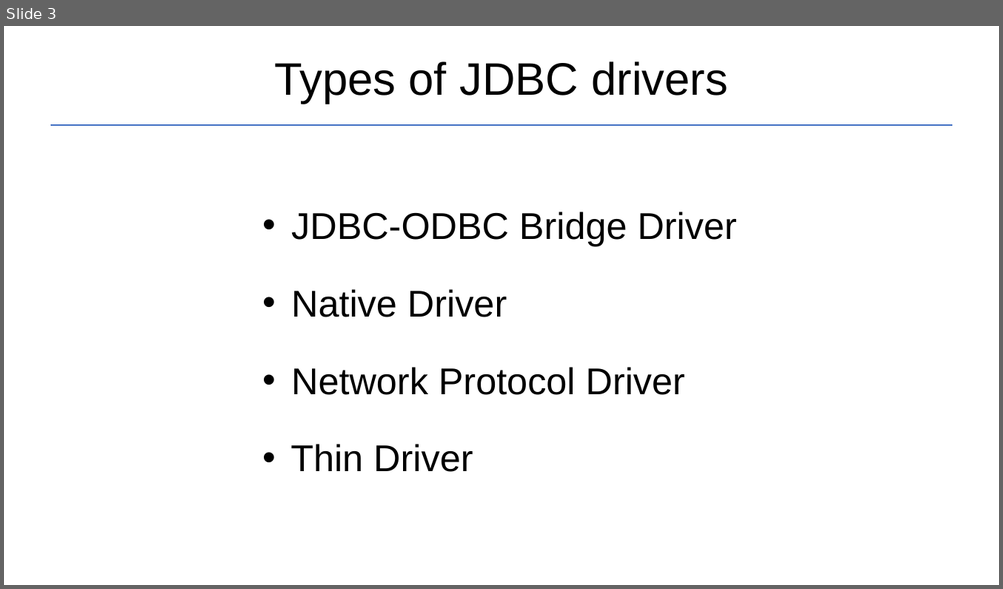
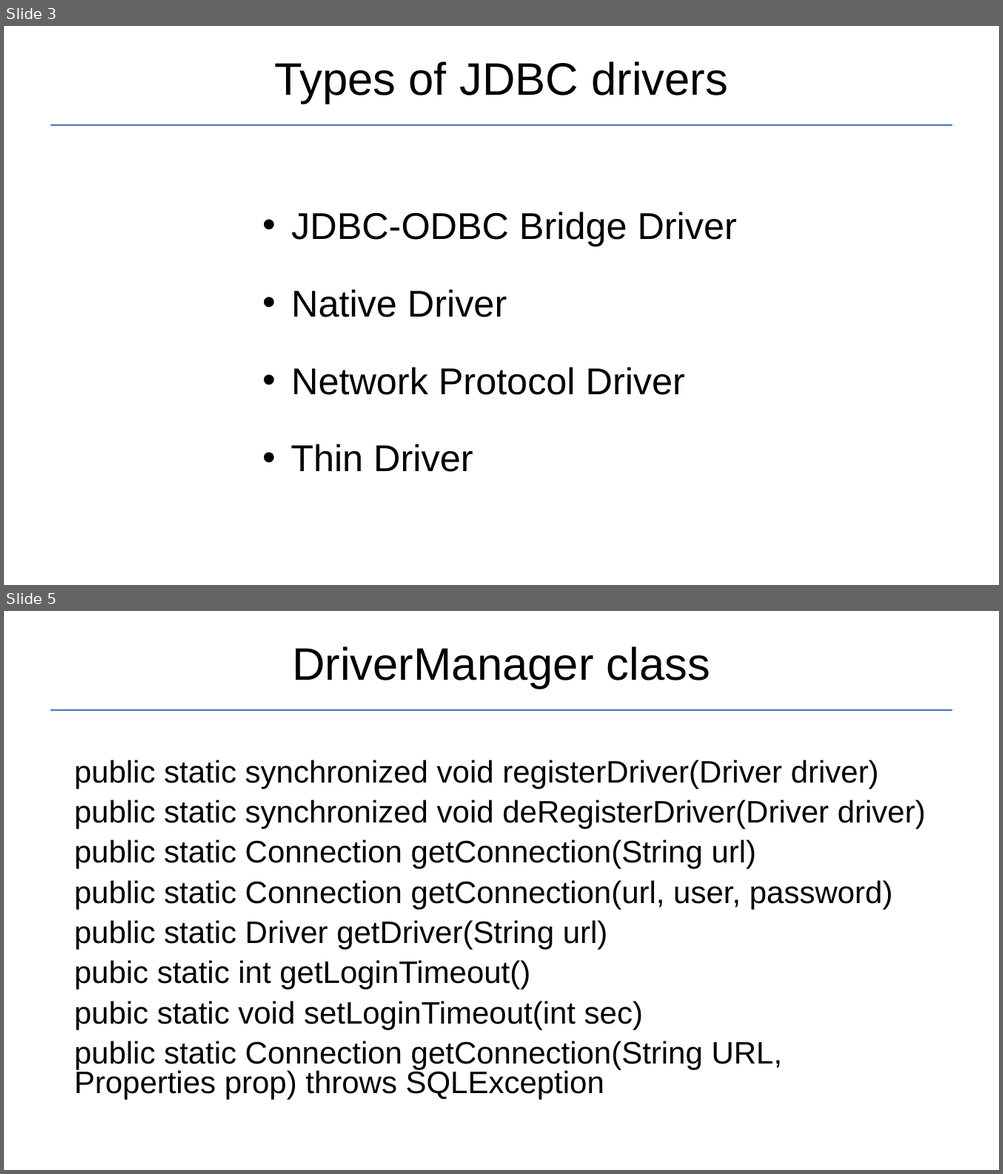
Before and after one commit to Garnik94/Levelup_presentations, a slide deck: JDBC/JDBC_Presentation.pptx. Shown one above the other, each under a label of ours: slide 3 before the commit, slides 3 and 5 after it; the slides between them are not shown. The pictures are 1003x589 and 1003x1174 pixels, drawn with LibreOffice and Linux fonts; fonts in the diff are those of the drawing. Boxes give left, top, right and bottom in pixels: in the first picture for what was removed or moved away, otherwise in the second. Text is boxed around its words. In the diff, an @@ line names an element or a change of style, - is before the commit and + after.

```diff
--- a/JDBC/JDBC_Presentation.pptx
+++ b/JDBC/JDBC_Presentation.pptx
@@ slide 5 added at [4,611,999,1170], background #FFFFFF @@
@@ title added at [292,647,710,688], 44 pt, text #000000 @@
+DriverManager class
@@ line added from (51, 710) to (952, 710), #4472C4 1.5 pt @@
@@ text added at [74,760,925,1100], 30 pt, text #000000 @@
+public static synchronized void registerDriver(Driver driver)
+public static synchronized void deRegisterDriver(Driver driver)
+public static Connection getConnection(String url)
+public static Connection getConnection(url, user, password)
+public static Driver getDriver(String url)
+pubic static int getLoginTimeout()
+pubic static void setLoginTimeout(int sec)
+public static Connection getConnection(String URL, Properties prop) throws SQLException
```
Also in this commit, not shown: 1 slide changed, 2 other slides added, 5 other files.
